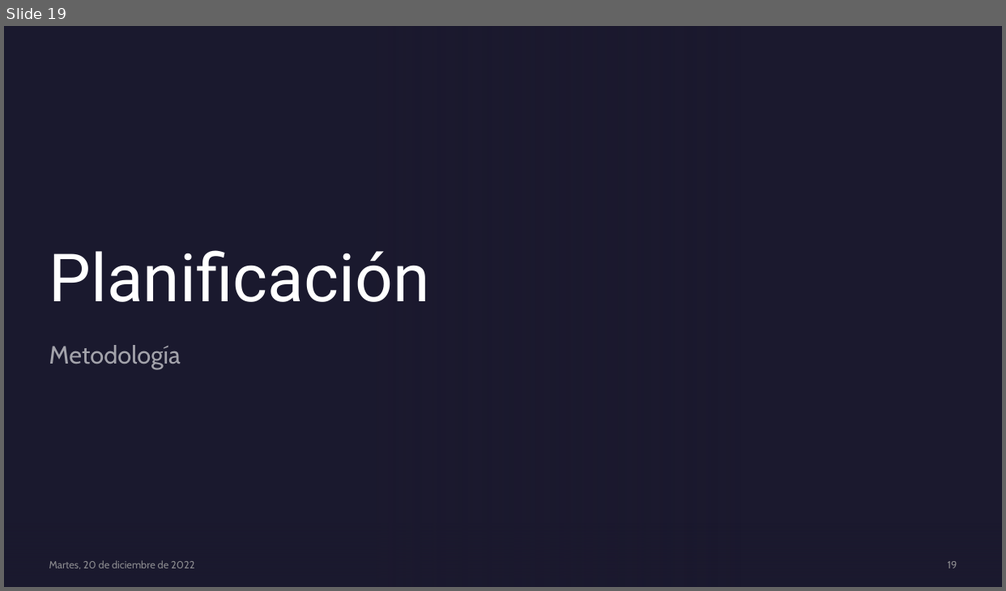
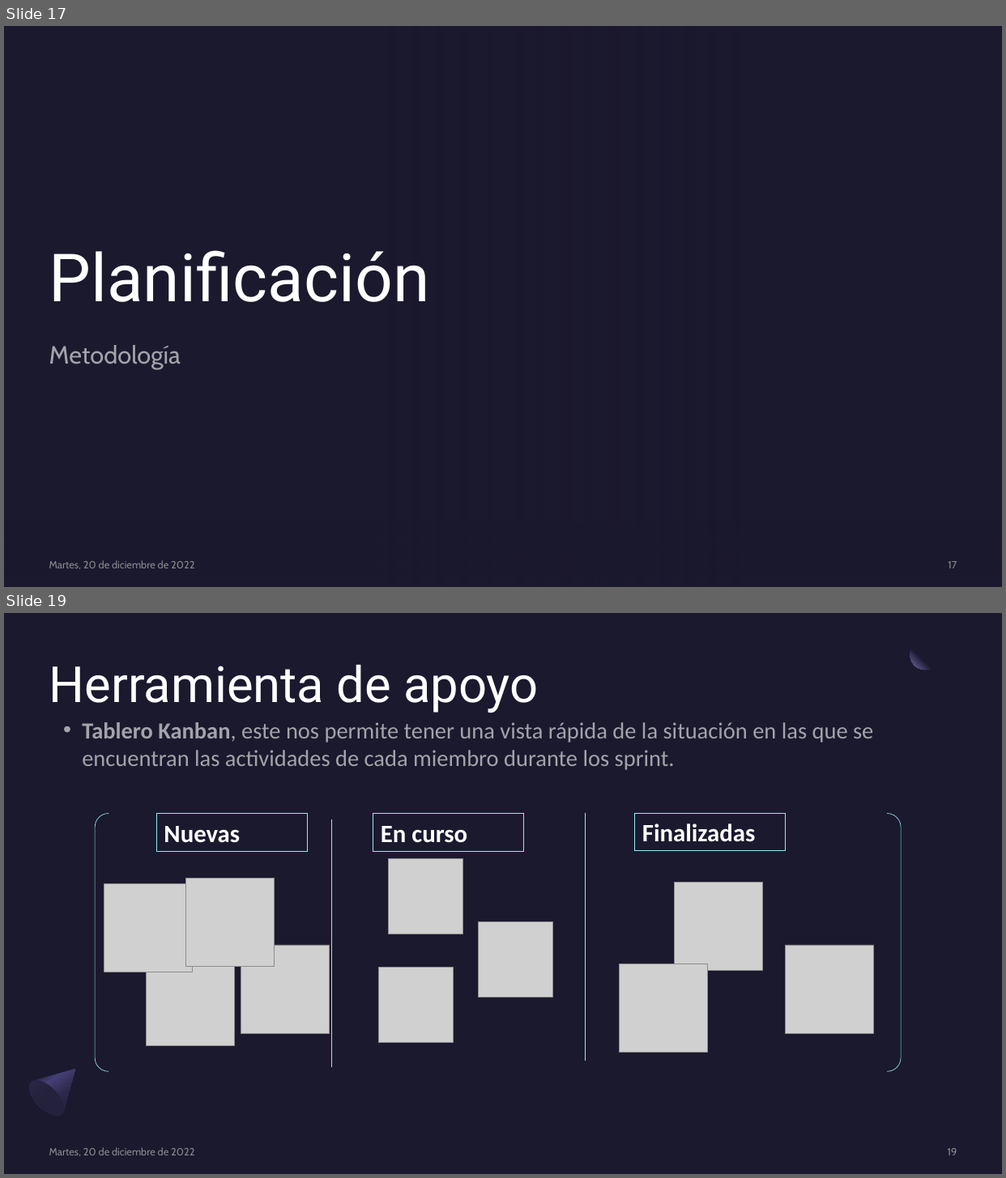
Before and after one commit to genzo-fz/TT_SSIG-3D, a slide deck: SSIG-3D.pptx. Shown one above the other, each under a label of ours: slide 19 before the commit, slides 17 and 19 after it; the slides between them are not shown. The pictures are 1006x591 and 1006x1178 pixels, drawn with LibreOffice and Linux fonts; fonts in the diff are those of the drawing; grey boxes stand for pictures; background and template pictures are left out. Boxes give left, top, right and bottom in pixels: in the first picture for what was removed or moved away, otherwise in the second. Text is boxed around its words. In the diff, an @@ line names an element or a change of style, - is before the commit and + after.

```diff
--- a/SSIG-3D.pptx
+++ b/SSIG-3D.pptx
@@ slide 19 added at box(4, 613, 1002, 1174), background #1B192E @@
@@ ellipse added at box(910, 640, 940, 669), fill gradient #1B192E to #7771B2 @@
@@ title added at box(49, 664, 538, 713), 48 pt, text #FFFFFF @@
+Herramienta de apoyo
@@ text added at box(82, 722, 873, 770), 22.2 pt, text #FFFFFF at 60% opacity @@
+• Tablero Kanban, este nos permite tener una vista rápida de la situación en las que se encuentran las actividades de cada miembro durante los sprint.
@@ bracket pair added at box(95, 814, 901, 1072), outline #91EDF5 0.5 pt @@
@@ rectangle added at box(157, 814, 307, 851), outline #91EDF5 0.75 pt, 24 pt, text #FFFFFF, bold @@
+Nuevas
@@ line added from (332, 820) to (332, 1067), #91EDF5 0.5 pt @@
@@ rectangle added at box(373, 814, 523, 851), outline #91EDF5 0.75 pt, 24 pt, text #FFFFFF, bold @@
+En curso
@@ line added from (585, 813) to (585, 1061), #91EDF5 0.5 pt @@
@@ rectangle added at box(635, 813, 786, 850), outline #91EDF5 0.75 pt, 24 pt, text #FFFFFF, bold @@
+Finalizadas
@@ picture added at box(186, 878, 275, 966) @@
@@ picture added at box(388, 859, 463, 934) @@
@@ picture added at box(104, 884, 193, 973) @@
@@ picture added at box(675, 883, 763, 971) @@
@@ picture added at box(478, 922, 552, 997) @@
@@ picture added at box(241, 945, 329, 1033) @@
@@ picture added at box(786, 945, 874, 1033) @@
@@ picture added at box(147, 958, 235, 1046) @@
@@ picture added at box(379, 968, 454, 1043) @@
@@ picture added at box(620, 964, 708, 1053) @@
@@ freeform shape added at box(23, 1054, 91, 1122), fill gradient #2C284A to #454075 to #1B192E @@
@@ ellipse added at box(23, 1075, 70, 1122), fill gradient #23213C to #2C284A @@
@@ text added at box(49, 1148, 194, 1157), 10 pt, text #A6A6A6 at 80% opacity @@
+Martes, 20 de diciembre de 2022
@@ page number added at box(948, 1148, 957, 1156), 10 pt, text #A6A6A6 at 80% opacity @@
+19
@@ what was slide 19 is now slide 17 @@
@@ page number at box(948, 561, 957, 569): text changed @@
-19
+17
```
Also in this commit, not shown: 5 slides changed, 4 other slides added, 6 slides removed.
